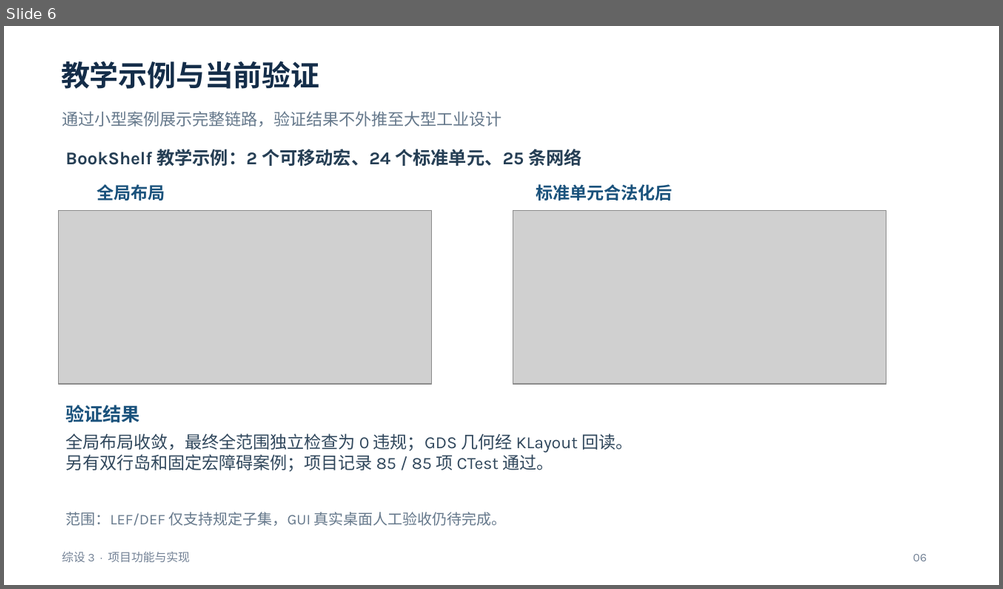
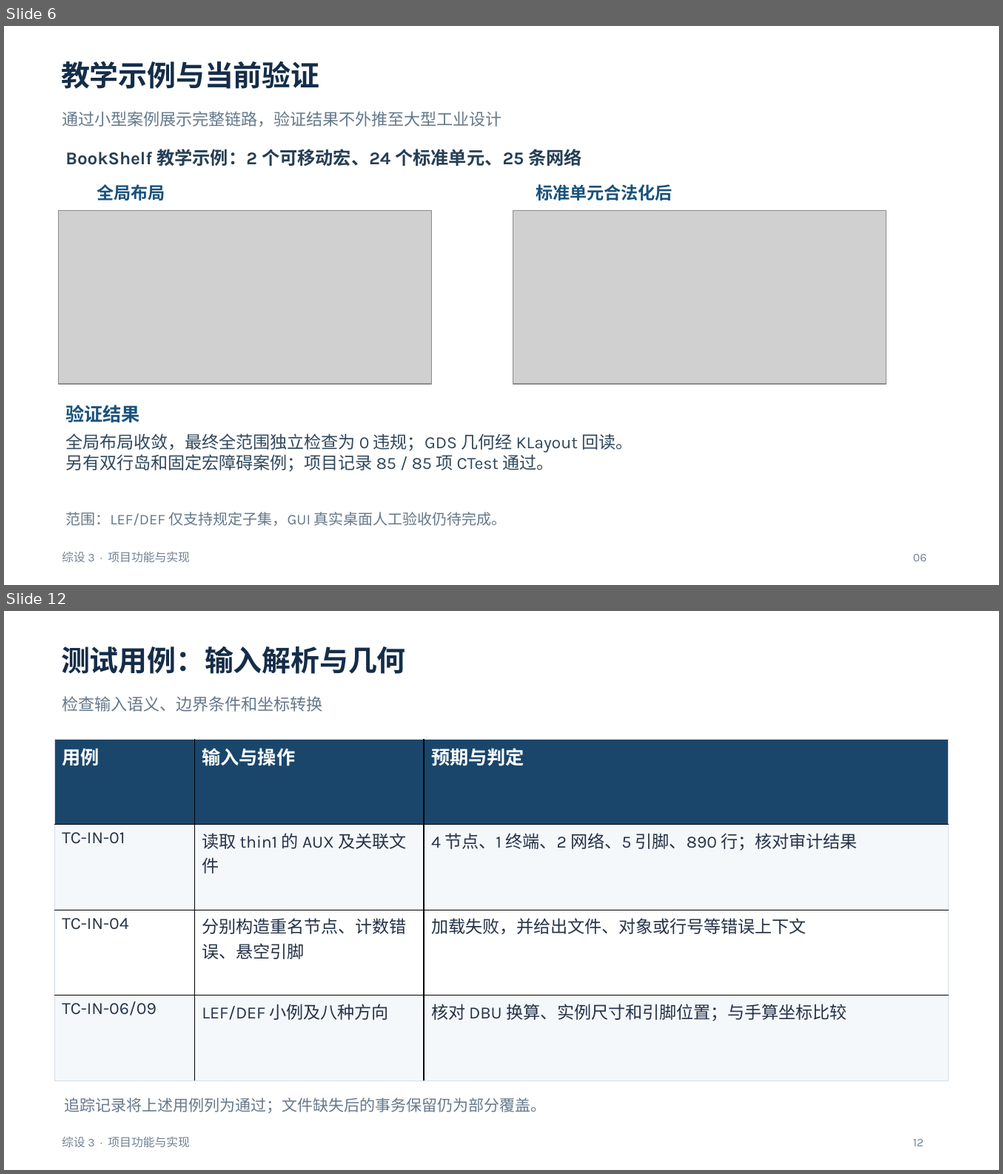
Before and after one commit to kamisato-funeki/ZS-3, a slide deck: docs/综设3-任务5至7汇报.pptx. Shown one above the other, each under a label of ours: slide 6 before the commit, slides 6 and 12 after it; the slides between them are not shown. The pictures are 1003x589 and 1003x1174 pixels, drawn with LibreOffice and Linux fonts; fonts in the diff are those of the drawing; grey boxes stand for pictures. Boxes give left, top, right and bottom in pixels: in the first picture for what was removed or moved away, otherwise in the second. Text is boxed around its words. In the diff, an @@ line names an element or a change of style, - is before the commit and + after.

Commit message:
doc: 补充课程任务与测试算法汇报

```diff
--- a/docs/综设3-任务5至7汇报.pptx
+++ b/docs/综设3-任务5至7汇报.pptx
@@ slide 12 added at (x1=4, y1=611, x2=999, y2=1170), background #FFFFFF @@
@@ text added at (x1=61, y1=646, x2=406, y2=674), 27.8 pt, text #142D49, bold @@
+测试用例：输入解析与几何
@@ text added at (x1=62, y1=696, x2=322, y2=712), 15.8 pt, text #65788B @@
+检查输入语义、边界条件和坐标转换
@@ table added at (x1=55, y1=739, x2=948, y2=1081), 4 rows, 3 columns @@
+用例 | 输入与操作 | 预期与判定
+TC-IN-01 | 读取 thin1 的 AUX 及关联文件 | 4 节点、1 终端、2 网络、5 引脚、890 行；核对审计结果
+TC-IN-04 | 分别构造重名节点、计数错误、悬空引脚 | 加载失败，并给出文件、对象或行号等错误上下文
+TC-IN-06/09 | LEF/DEF 小例及八种方向 | 核对 DBU 换算、实例尺寸和引脚位置；与手算坐标比较
@@ text added at (x1=64, y1=1098, x2=546, y2=1113), 15 pt, text #65788B @@
+追踪记录将上述用例列为通过；文件缺失后的事务保留仍为部分覆盖。
@@ text added at (x1=62, y1=1137, x2=190, y2=1147), 11.2 pt, text #728195 @@
+综设 3 · 项目功能与实现
@@ text added at (x1=913, y1=1139, x2=923, y2=1147), 11.2 pt, text #728195 @@
+12
```
Also in this commit, not shown: 13 other slides added.
